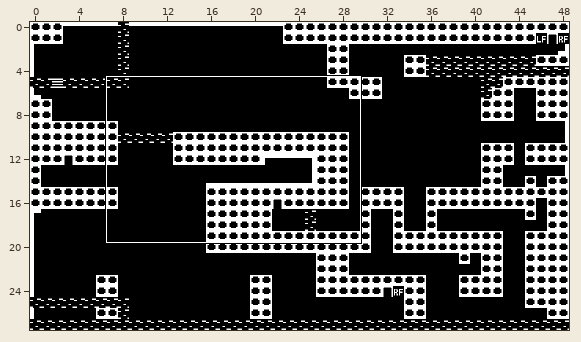
Tiled map (JSON): src/tiled/overworld.json. Above: a wide view before the commit, with the close-up outlined.
Close-up. Before the edit:
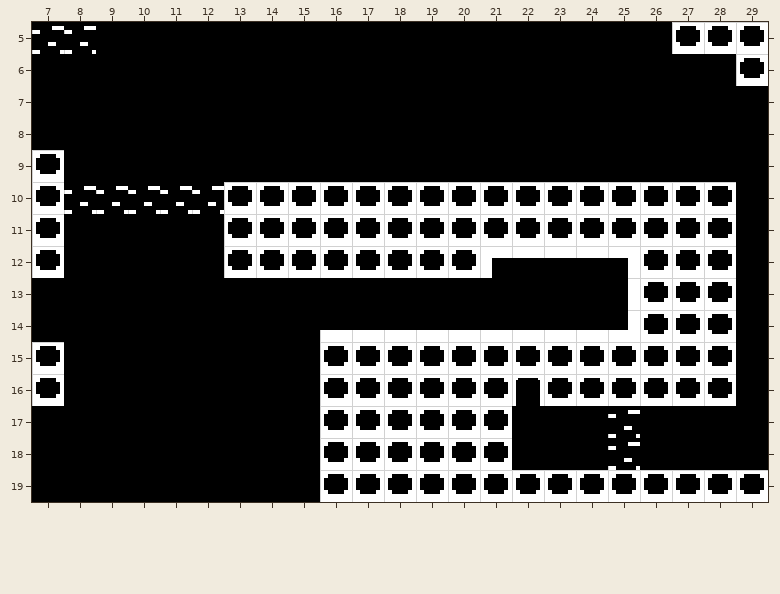
Cells are 16x16 px. Shown: x 7..29, y 5..19.
The result:
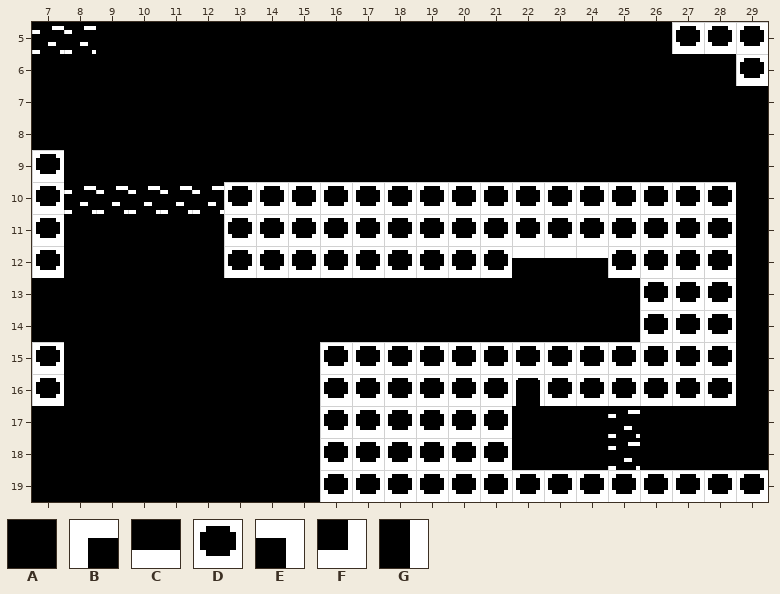
Key: from "overworld": A 0, B 1, C 3, D 4, E 11, F 12, G 14.
_ is an empty cell, . an unchanged one.
The edit:
--- layer "Tile Layer 1"
@@ x 16..25 @@
-12 .....B...E
-13 .........G
-14 CCCCCCCCCF
+12 .....D...D
+13 .........A
+14 AAAAAAAAAA
Where, in picture pixels (left, top, right, bottom), the same in both close-ups:
changed: (320, 250, 640, 342)
